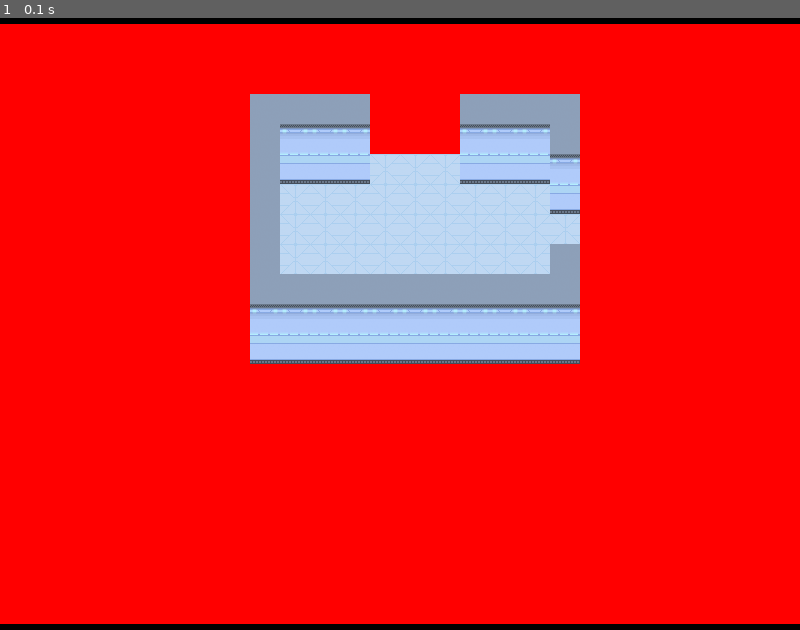
Above: before the commit, frame 1.
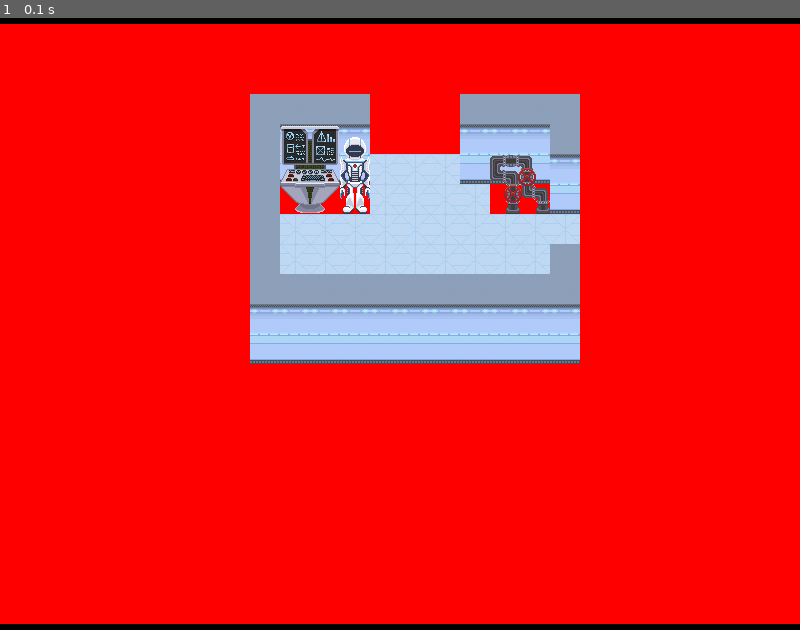
Above: after the commit, the same moment.

Repository: ccxx2017/escape_pygameversion
Game: pygame game, started from main.py
Two runs of this game, one before a commit and one after it. Both use one fixed random seed, a clock stepped at 60 frames per second and the inputs below.
Inputs:
- Up to frame 1 (0.1 s): no input

The runs differ from the first frame. In frame 1, 2.0% of the frame differs, in the area x 35-69%, y 17-33%.

Commit message:
pygame-escape-lesson03-data-load数据加载

Diff:
--- a/draw.py
+++ b/draw.py
@@ -13,7 +13,7 @@
     self.generate_map()
 
   def generate_map(self):
-    self.my_game_map_data = self.data_source.get_game_map_data(r"data\game_map_data.json")
+    self.my_game_map_data = self.data_source.get_game_map_data("data/game_map_data.json")
     self.room_height = self.my_game_map_data[self.current_room][1]
     self.room_width = self.my_game_map_data[self.current_room][2]
     self.topleft_y = self.screen.get_height()//2 - self.room_height//2*30
@@ -64,8 +64,8 @@
         self.room_map[self.room_height-1][middle_colum-1] = floor_type
         self.room_map[self.room_height-1][middle_colum+1] = floor_type
 
-    self.secenary = self.data_source.get_secenary_data(r"data\secenary.json")
-    self.objects = self.data_source.get_object_data(r"data\objects.json")
+    self.secenary = self.data_source.get_secenary_data("data/secenary.json")
+    self.objects = self.data_source.get_object_data("data/objects.json")
     if self.current_room in self.secenary:
       for secenary_item in self.secenary[self.current_room]:
         item = secenary_item[0]
--- a/main.py
+++ b/main.py
@@ -35,6 +35,6 @@
 
   my_game = Escape()
   # print(f"{my_game.draw_room.secenary=}")
-  # my_game.print_map()
+  my_game.print_map()
 
   my_game.run_game()
--- a/utilities/data_loader.py
+++ b/utilities/data_loader.py
@@ -2,6 +2,9 @@
 import pygame
 
 class DataLoader:
+
+  def __init__(self):
+    self._objects_data = None
 
   @staticmethod
   def load_json(path):
@@ -15,12 +18,15 @@
 
   def get_secenary_data(self,path):
     secenary_data = DataLoader.load_json(path)
-    return secenary_data
+    processed = {int(k):v for k,v in secenary_data.items()}
+    return processed
 
   def get_object_data(self,path):
-    object_data = DataLoader.load_json(path)
-    processed = self._process_objects(object_data)
-    return processed
+    if self._objects_data == None:
+      object_data = DataLoader.load_json(path)
+      self._objects_data = self._process_objects(object_data)
+
+    return self._objects_data
 
   def _process_objects(self,objects):
     processed_objects = {int(key):item for key,item in objects.items()}
